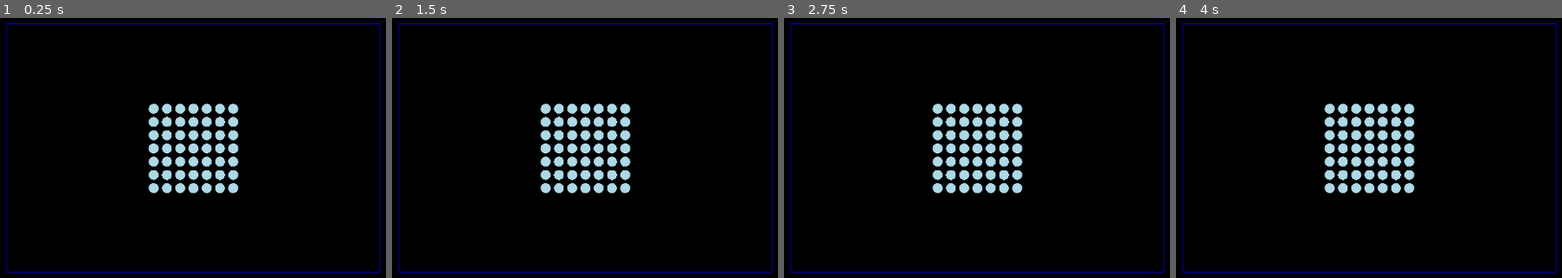
Above: before the commit, frames 1-4 (left to right).
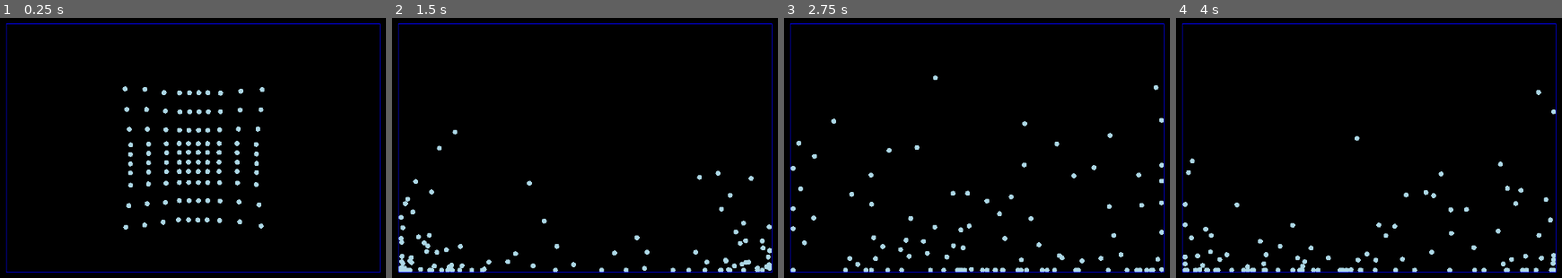
Above: after the commit, the same moments.

Repository: Shuflduf/GodotLiquidSim
Game: Godot game, scene res://main.tscn
Same seed, same stepped clock (60 frames per second), same inputs: the game is played once before the commit and once after it.
Inputs:
- Up to frame 1 (0.25 s): no input
- Up to frame 2 (1.5 s): no input
- Up to frame 3 (2.75 s): no input
- Up to frame 4 (4 s): no input

The runs differ from the first frame. In frame 1, 5.6% of the frame differs, in the area x 31-69%, y 26-82%; in frame 2, 6.3%; in frame 3, 6.4%, in the area x 1-99%, y 21-98%; in frame 4, 6.4%.

Commit message:
setting change idk

Diff:
--- a/main.tscn
+++ b/main.tscn
@@ -7,12 +7,13 @@
 
 [node name="World" type="Node2D"]
 script = ExtResource("1_bvny7")
-gravity = 0.0
-smoothing_radius = 29.82
-particle_spacing = 5.31
-target_density = 20.0
+playing = true
+gravity = 400.0
+particle_size = 4.0
+smoothing_radius = 30.0
+target_density = 5.0
 pressure_multiplier = 50.0
-num_particles = 49
+collision_damping = 0.4
 bounds_size = Vector2(600, 400)
 
 [node name="Camera2D" type="Camera2D" parent="."]
